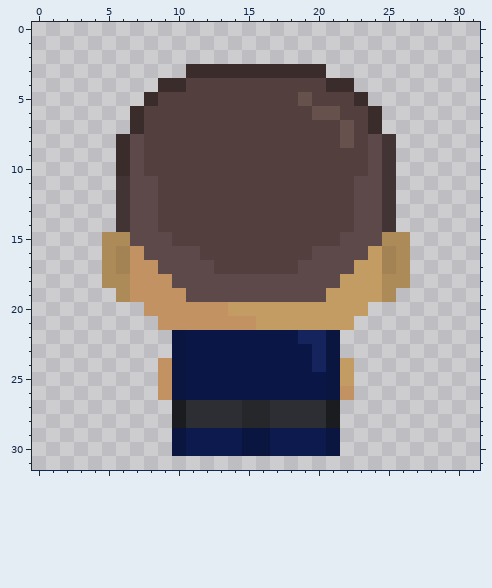
Pixel-art sprite -- src/res/player/walkUp_(1).png. The first picture shows the starting point.
The file is 32x32 pixels. Colours within 5 levels of each other are drawn and written as one.
The result:
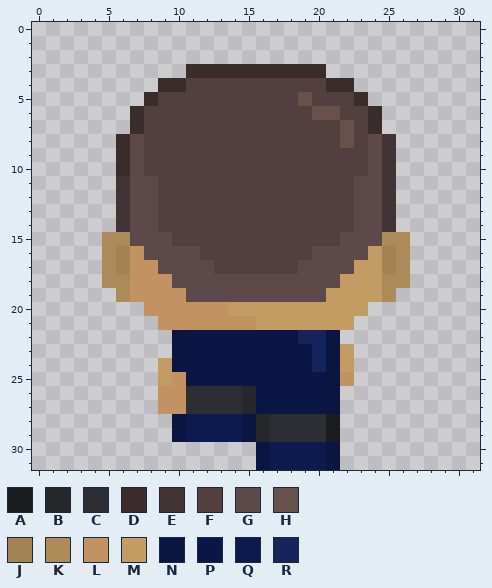
Palette (. is transparent): A #1a1c1f  B #25272b  C #2c2e33  D #3b2c2c  E #423434  F #543f3f  G #5d4949  H #66514d  J #a38353  K #ad8b58  L #c29263  M #c29c63  N #0a1640  P #091646  Q #0c1a4d  R #16245e
Difference:
The author changed colour N to colour A in row 29 at x 21.
The author changed colour N to colour B in row 29 at x 16.
The author changed colour P to colour B in row 26 at x 15.
The author changed colour P to colour C in row 26 at x 11 to 14.
The author changed colour Q to colour C in row 29 at x 17 to 20.
Colour L now appears in row 27 at x 9.
The author changed colour A to colour L in row 27 at x 10.
The author changed colour M to colour L in row 25 at x 22.
The author changed colour N to colour L in rows 25 to 26 at x 10.
Colour M now appears in row 23 at x 22.
The author changed colour L to colour M in rows 24 to 25 at x 9.
Colour N now appears in row 31 at x 16 and 21.
The author changed colour A to colour N in row 27 at x 21; in row 28 at x 10.
The author changed colour B to colour N in row 28 at x 15.
The author changed colour B to colour P in row 27 at x 16.
The author changed colour C to colour P in row 27 at x 17 to 20.
Colour Q now appears in row 31 at x 17 to 20.
The author changed colour C to colour Q in row 28 at x 11 to 14.
Colour L is removed in row 26 at x 22.
Colour N is removed in row 30 at x 10 and 15.
Colour Q is removed in row 30 at x 11 to 14.
Where, in picture pixels (left, top, right, bottom), the same in both pictures:
changed: (158, 344, 354, 470)
